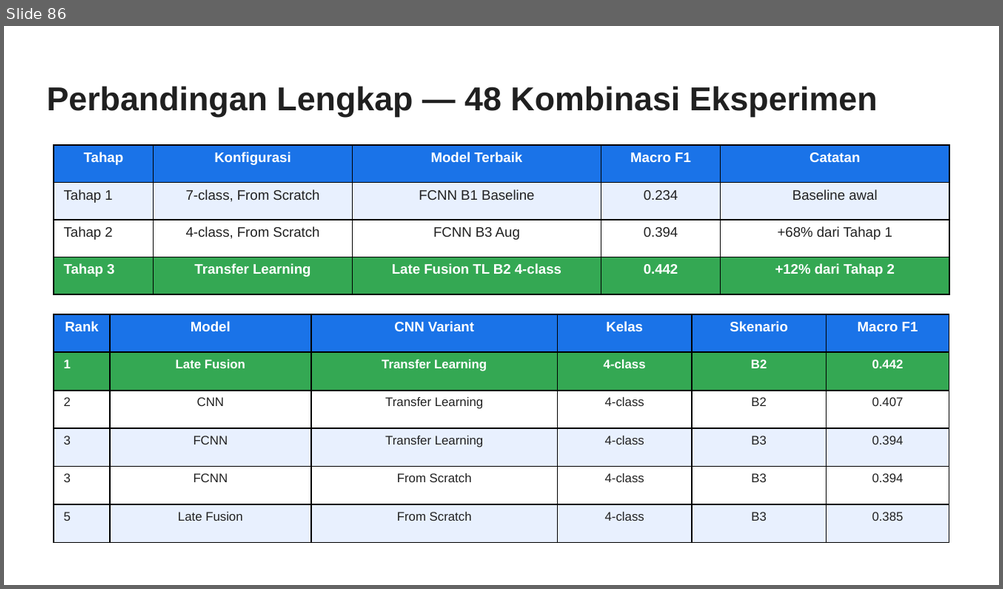
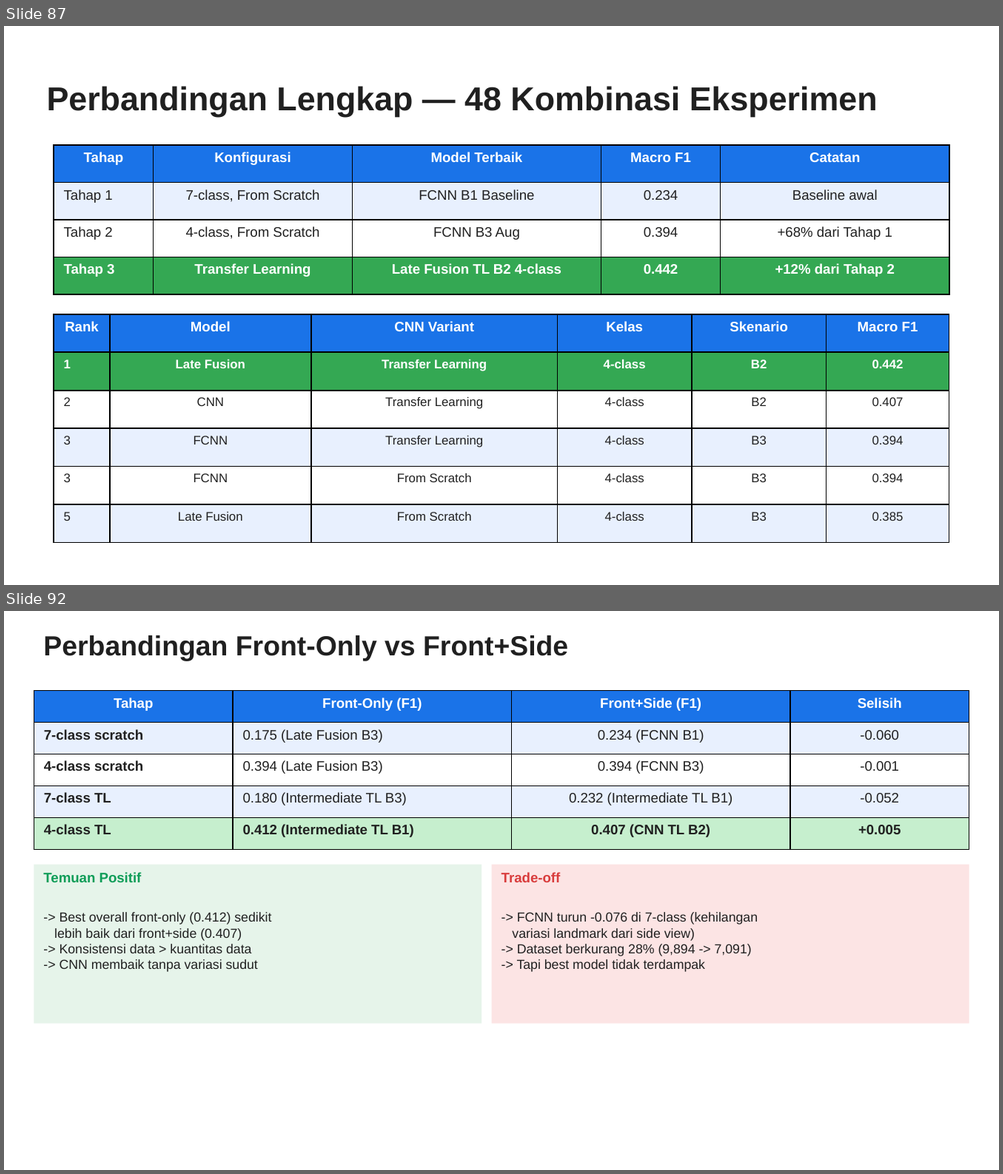
Before and after one commit to taufikhdyt01/MultimodalEmoLearn, a slide deck: docs/PPT Bimbingan.pptx. Shown one above the other, each under a label of ours: slide 86 before the commit, slides 87 and 92 after it; the slides between them are not shown. The pictures are 1003x589 and 1003x1174 pixels, drawn with LibreOffice and Linux fonts; fonts in the diff are those of the drawing. Boxes give left, top, right and bottom in pixels: in the first picture for what was removed or moved away, otherwise in the second. Text is boxed around its words. In the diff, an @@ line names an element or a change of style, - is before the commit and + after.

```diff
--- a/docs/PPT Bimbingan.pptx
+++ b/docs/PPT Bimbingan.pptx
@@ slide 92 added at <box>4,611,999,1170</box>, background #FFFFFF @@
@@ text added at <box>43,635,568,661</box>, 20 pt, text #202020, bold @@
+Perbandingan Front-Only vs Front+Side
@@ table added at <box>34,691,969,850</box>, 5 rows, 4 columns @@
+Tahap | Front-Only (F1) | Front+Side (F1) | Selisih
+7-class scratch | 0.175 (Late Fusion B3) | 0.234 (FCNN B1) | -0.060
+4-class scratch | 0.394 (Late Fusion B3) | 0.394 (FCNN B3) | -0.001
+7-class TL | 0.180 (Intermediate TL B3) | 0.232 (Intermediate TL B1) | -0.052
+4-class TL | 0.412 (Intermediate TL B1) | 0.407 (CNN TL B2) | +0.005
@@ rectangle added at <box>34,865,481,1024</box>, fill #E6F4EA, 9.5 pt, text #202020 @@
+Temuan Positif
+-> Best overall front-only (0.412) sedikit
+lebih baik dari front+side (0.407)
+-> Konsistensi data > kuantitas data
+-> CNN membaik tanpa variasi sudut
@@ rectangle added at <box>492,865,969,1024</box>, fill #FCE4E4, 9.5 pt, text #202020 @@
+Trade-off
+-> FCNN turun -0.076 di 7-class (kehilangan
+variasi landmark dari side view)
+-> Dataset berkurang 28% (9,894 -> 7,091)
+-> Tapi best model tidak terdampak
@@ what was slide 86 is now slide 87 @@
```
Also in this commit, not shown: 9 other slides added, 5 other files.
